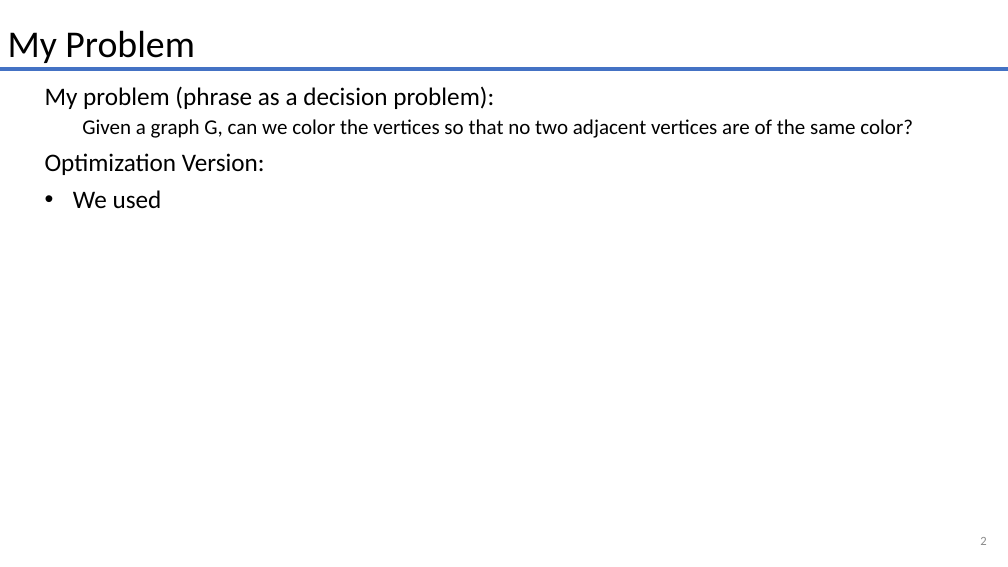
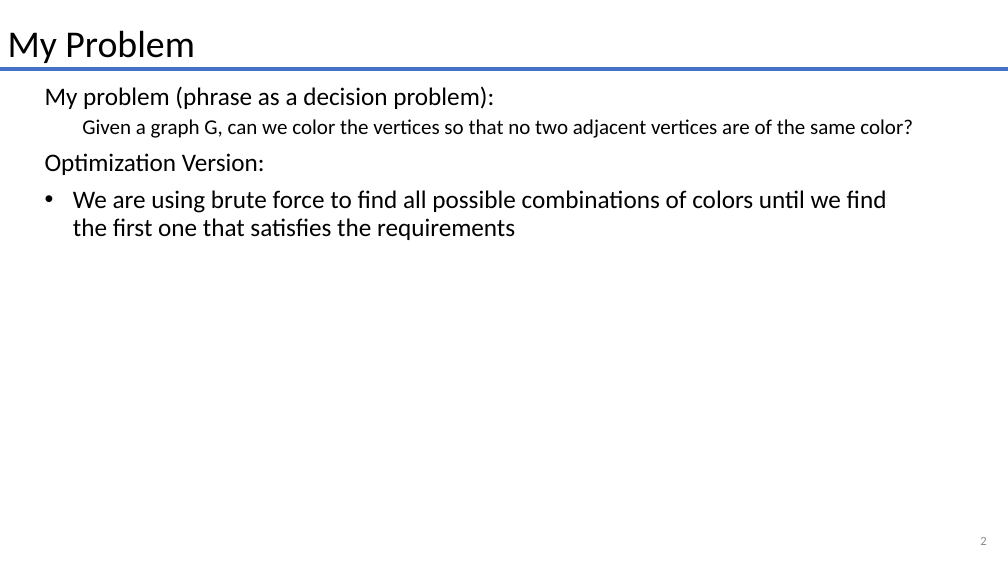
Before and after one commit to smit36jm/CS412-NP_COMPLETE, a slide deck: slide 2 of presentations/problem_presentation.pptx. Drawn at 1008x567 pixels with LibreOffice and Linux fonts; fonts in the diff are those of the drawing. Boxes give left, top, right and bottom in pixels: in the first picture for what was removed or moved away, otherwise in the second. Text is boxed around its words. In the diff, an @@ line names an element or a change of style, - is before the commit and + after.

```diff
--- a/presentations/problem_presentation.pptx
+++ b/presentations/problem_presentation.pptx
@@ text at [73,190,887,240]: text changed @@
-• We used
+• We are using brute force to find all possible combinations of colors until we find the first one that satisfies the requirements
```
Also in this commit, not shown: 1 other slide changed.
